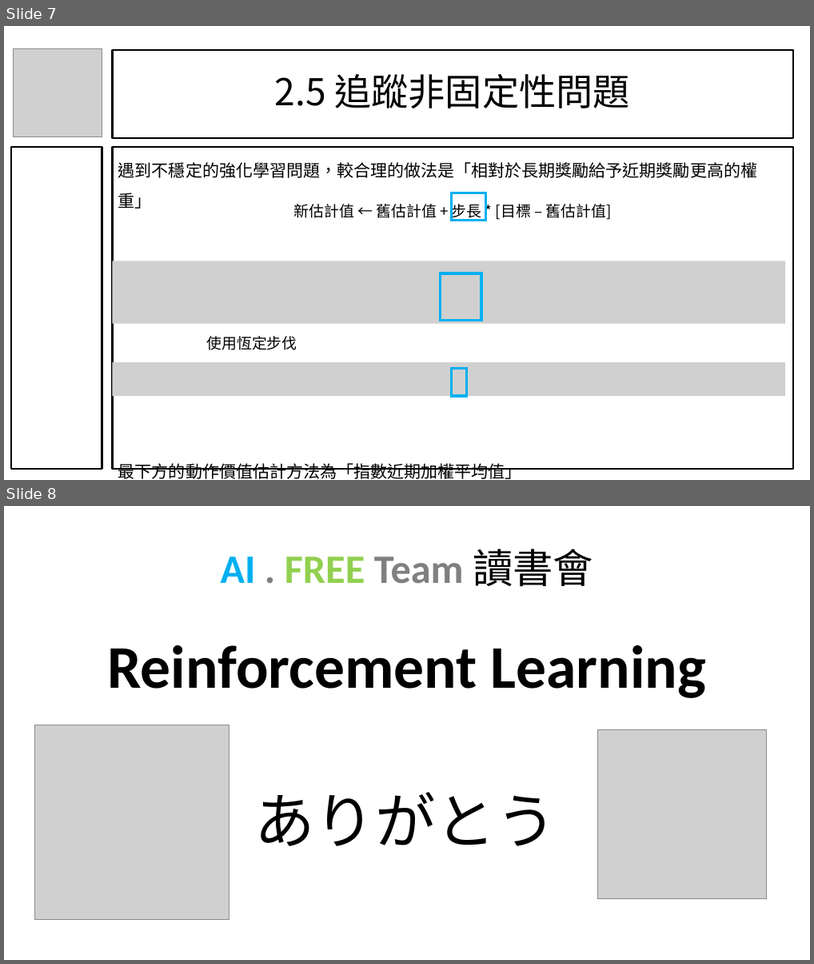
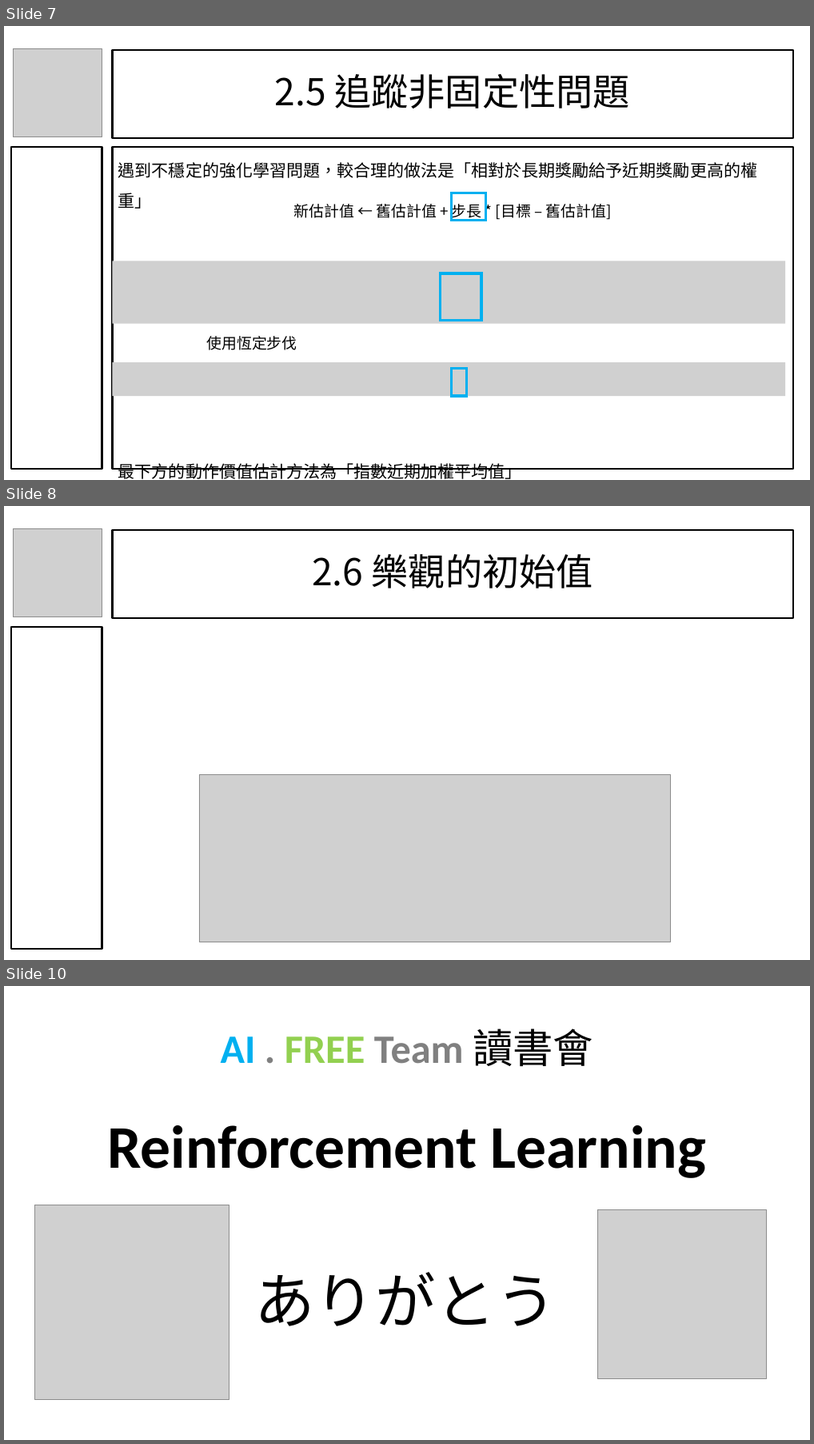
Before and after one commit to Ratherman/Reinforcement-Learning, a slide deck: Share/【AI . FREE Team】【讀書會】2022_07_16 Reinforcement Learning.pptx. Shown one above the other, each under a label of ours: slides 7 and 8 before the commit, slides 7, 8 and 10 after it; the slides between them are not shown. The pictures are 814x964 and 814x1444 pixels, drawn with LibreOffice and Linux fonts; fonts in the diff are those of the drawing; grey boxes stand for pictures; background and template pictures are left out. Boxes give left, top, right and bottom in pixels: in the first picture for what was removed or moved away, otherwise in the second. Text is boxed around its words. In the diff, an @@ line names an element or a change of style, - is before the commit and + after.

```diff
--- a/Share/【AI . FREE Team】【讀書會】2022_07_16 Reinforcement Learning.pptx
+++ b/Share/【AI . FREE Team】【讀書會】2022_07_16 Reinforcement Learning.pptx
@@ slide 8 added at (x1=4, y1=506, x2=810, y2=960), background picture (left out) @@
@@ picture added at (x1=14, y1=528, x2=102, y2=616) @@
@@ title added at (x1=112, y1=530, x2=794, y2=618), outline #000000 2.25 pt, 44 pt, text #000000 @@
+2.6 樂觀的初始值
@@ rectangle added at (x1=11, y1=627, x2=102, y2=949), outline #000000 2.25 pt @@
@@ picture added at (x1=199, y1=775, x2=671, y2=941) @@
@@ what was slide 8 is now slide 10 @@
```
Also in this commit, not shown: 1 other slide added, 1 other file.
